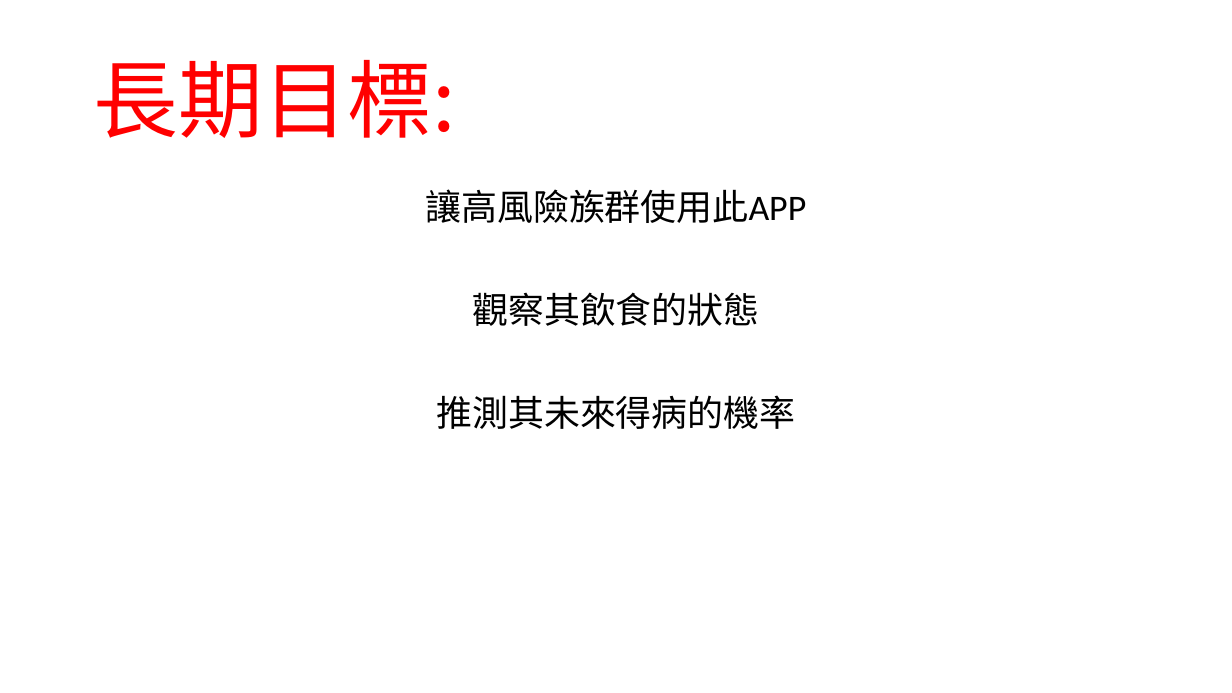
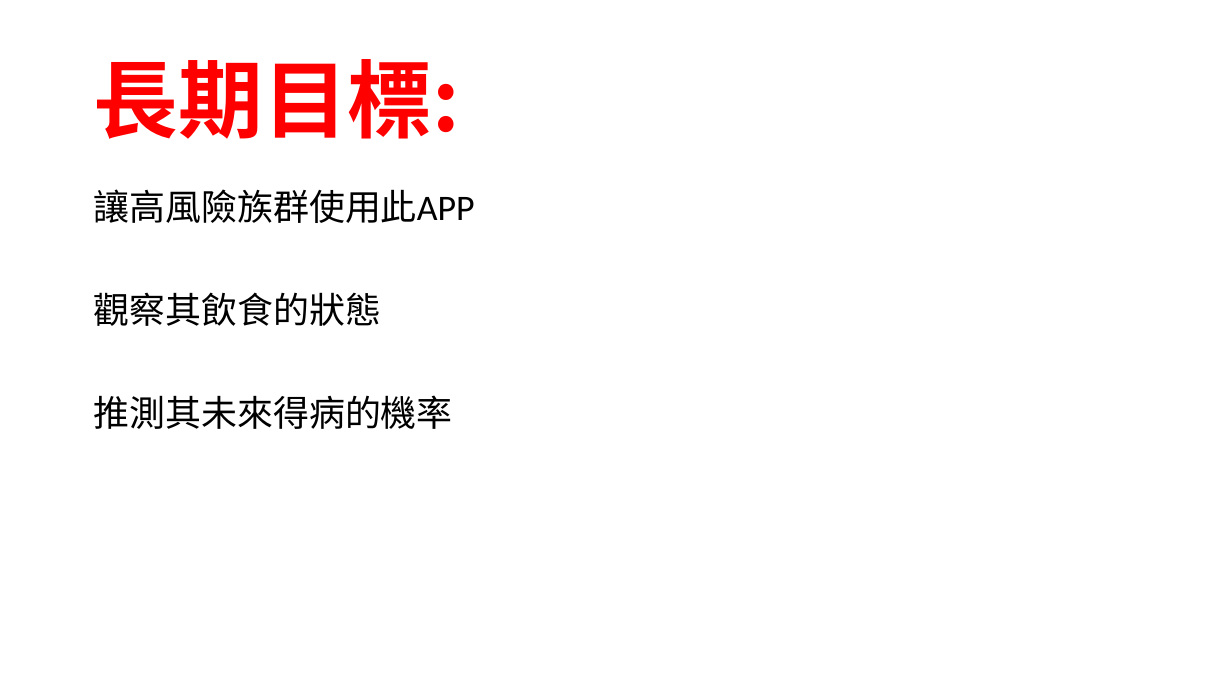
Before and after one commit to amy58328/DataBase, a slide deck: slide 6 of 資料庫專題/Health Keeper.pptx. Drawn at 1232x693 pixels with LibreOffice and Linux fonts; fonts in the diff are those of the drawing; background and template pictures are left out. Boxes give left, top, right and bottom in pixels: in the first picture for what was removed or moved away, otherwise in the second. Text is boxed around its words. In the diff, an @@ line names an element or a change of style, - is before the commit and + after.

```diff
--- a/資料庫專題/Health Keeper.pptx
+++ b/資料庫專題/Health Keeper.pptx
@@ title "長期目標:" at <box>94,59,460,139</box>: bold on @@
@@ text "讓高風險族群使用此APP" at <box>94,189,475,429</box>: alignment centre to left @@
```
Also in this commit, not shown: 3 other slides changed.
